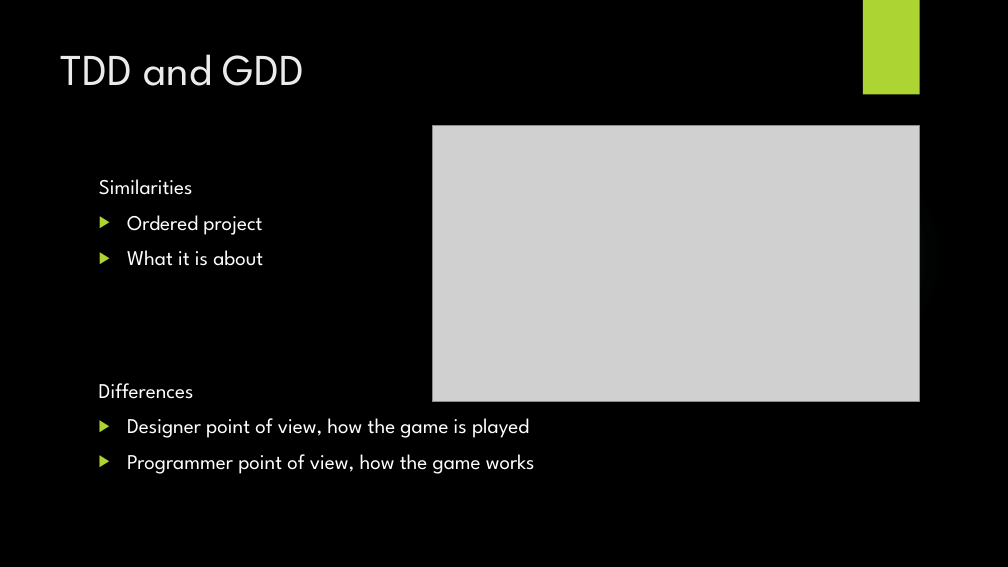
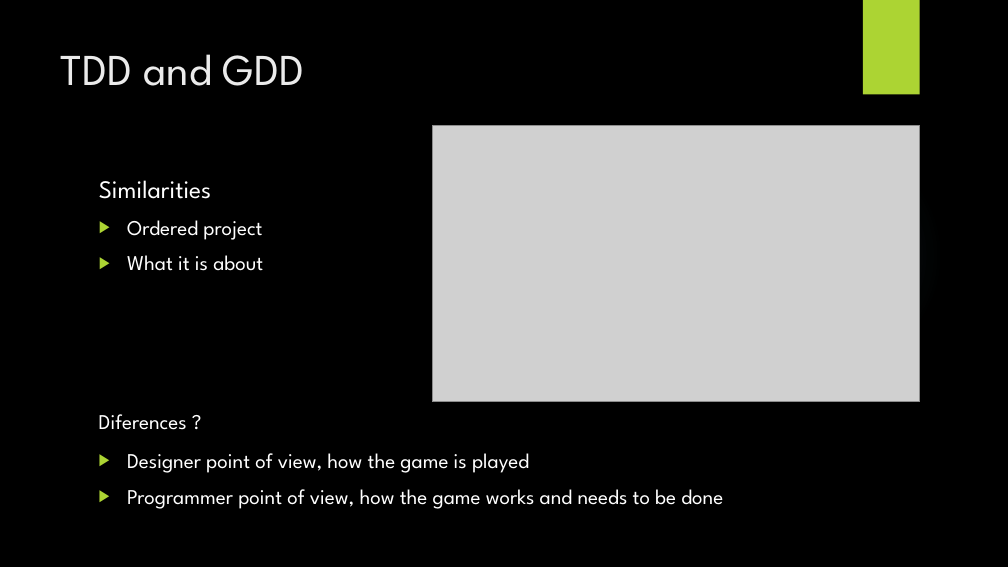
Before and after one commit to Witiza/TDD-Technical_Design_Document, a slide deck: slide 3 of Presentation/TDD.pptx. Drawn at 1008x567 pixels with LibreOffice and Linux fonts; fonts in the diff are those of the drawing; grey boxes stand for pictures; background and template pictures are left out. Boxes give left, top, right and bottom in pixels: in the first picture for what was removed or moved away, otherwise in the second. Text is boxed around its words. In the diff, an @@ line names an element or a change of style, - is before the commit and + after.

```diff
--- a/Presentation/TDD.pptx
+++ b/Presentation/TDD.pptx
@@ text at [99, 180, 211, 199]: size 20 to 24 pt in "Similarities" @@
@@ text at [99, 383, 194, 399]: paragraph removed @@
-Differences
@@ text added at [99, 414, 187, 430], 20 pt, text #FFFFFF @@
+Diferences ?
@@ text "Designer point of view, how ...": place and size @@
-text "Designer point of view, how ..." at [99, 383, 535, 474]
+text "Designer point of view, how ..." at [127, 453, 723, 509]
@@ text at [127, 489, 723, 509]: text changed @@
-▶ Programmer point of view, how the game works
+▶ Programmer point of view, how the game works and needs to be done
```
Also in this commit, not shown: 2 other slides changed, 1 other file.
